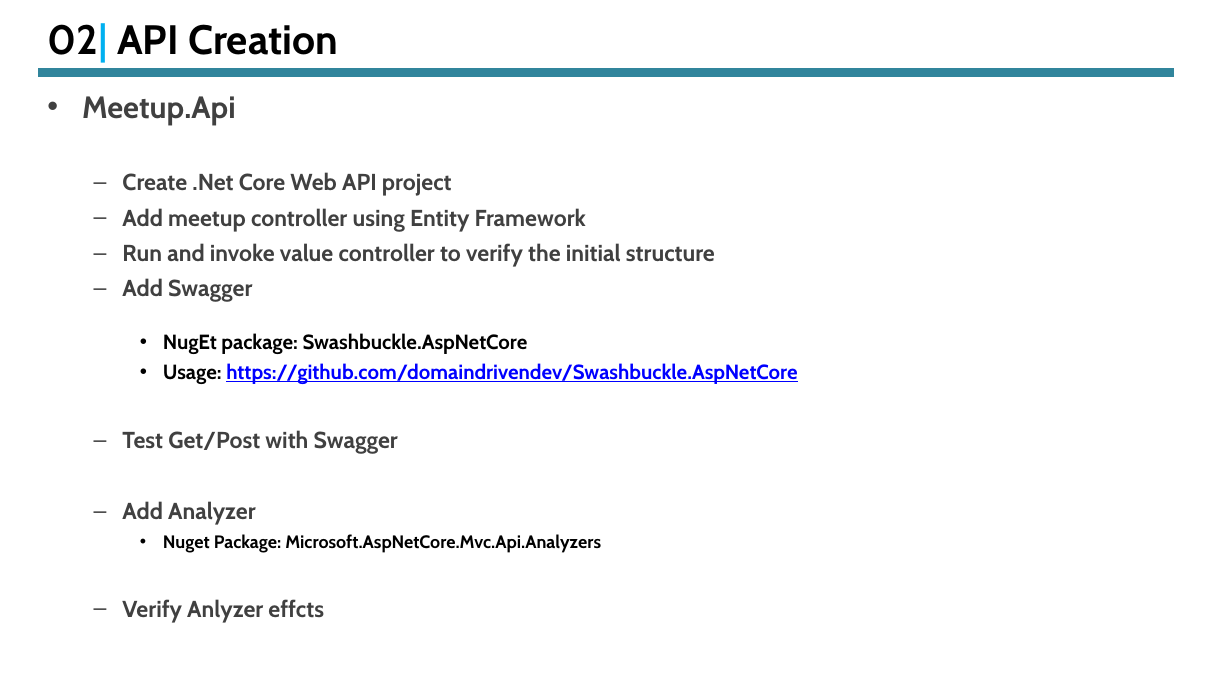
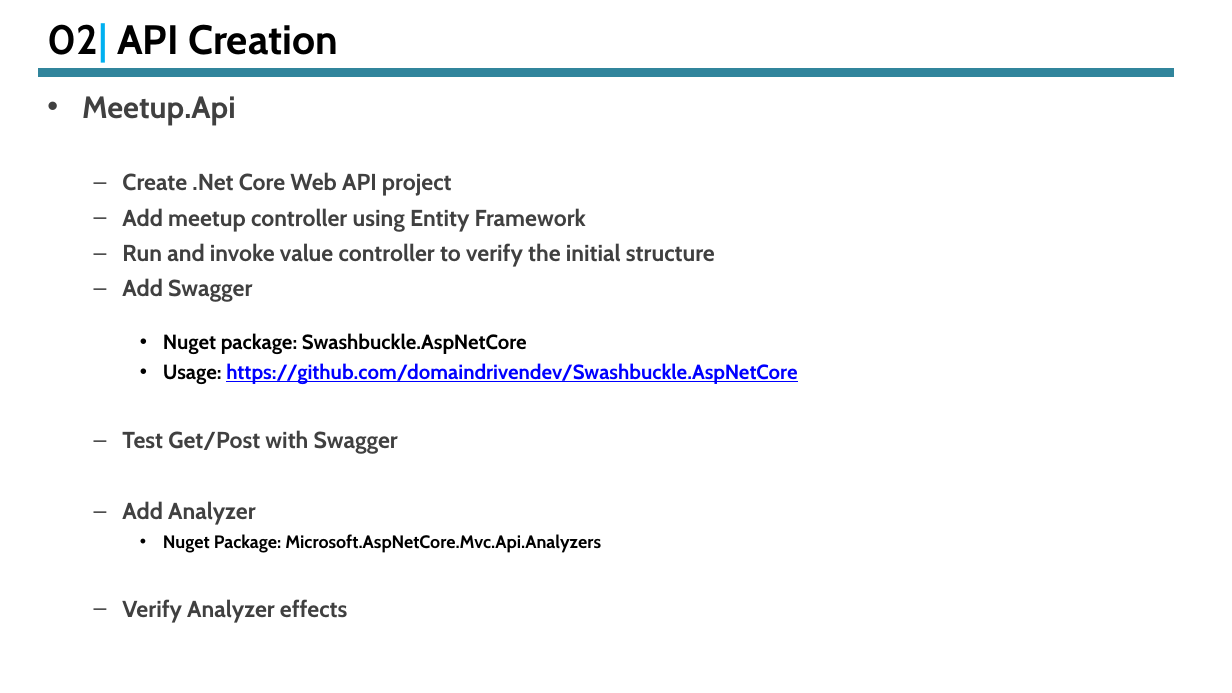
Before and after one commit to vkg-mca/Meetup, a slide deck: slide 9 of End-To-End Rapid API Development With DotNet Core .pptx. Drawn at 1232x693 pixels with LibreOffice and Linux fonts; fonts in the diff are those of the drawing. Boxes give left, top, right and bottom in pixels: in the first picture for what was removed or moved away, otherwise in the second. Text is boxed around its words. In the diff, an @@ line names an element or a change of style, - is before the commit and + after.

```diff
--- a/End-To-End Rapid API Development With DotNet Core .pptx
+++ b/End-To-End Rapid API Development With DotNet Core .pptx
@@ text at (163,333,527,354): text changed @@
-    • NugEt package: Swashbuckle.AspNetCore
+    • Nuget package: Swashbuckle.AspNetCore
@@ text at (122,599,347,623): text changed @@
-  – Verify Anlyzer effcts
+  – Verify Analyzer effects
```
Also in this commit, not shown: 3 other slides changed, 1 other file.
